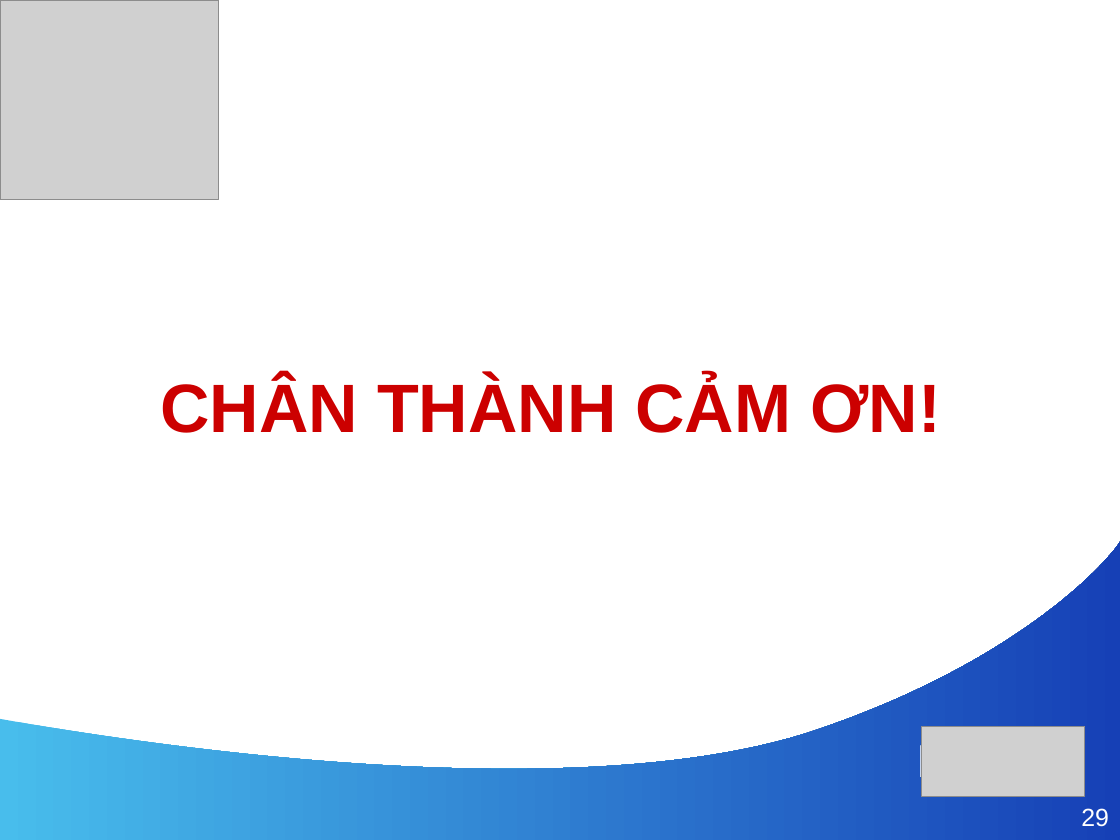
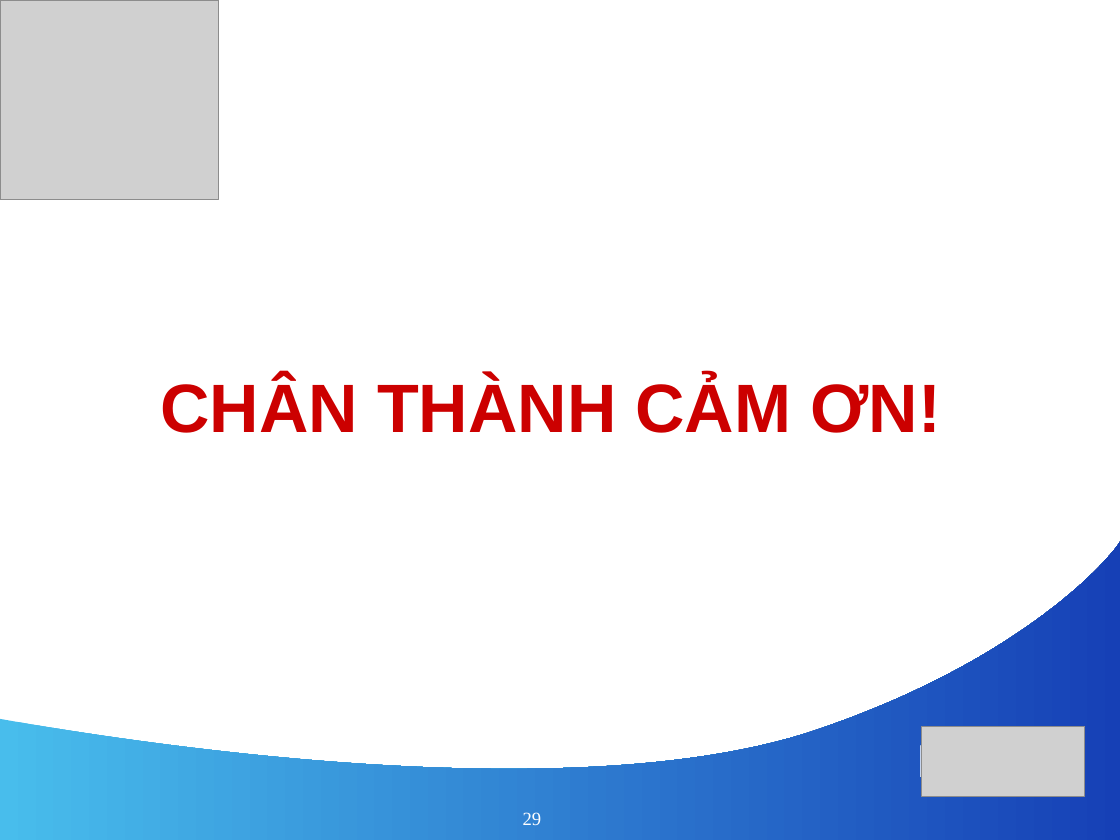
Before and after one commit to phamngsinh/cantho-webgis, a slide deck: slide 29 of Document/Bao Cao/BaoCaoLuanVan2.ppt. Drawn at 1120x840 pixels with LibreOffice and Linux fonts; fonts in the diff are those of the drawing; grey boxes stand for pictures; background and template pictures are left out. Boxes give left, top, right and bottom in pixels: in the first picture for what was removed or moved away, otherwise in the second. Text is boxed around its words. In the diff, an @@ line names an element or a change of style, - is before the commit and + after.

```diff
--- a/Document/Bao Cao/BaoCaoLuanVan2.ppt
+++ b/Document/Bao Cao/BaoCaoLuanVan2.ppt
@@ page number: place and size @@
-page number at box(1081, 808, 1109, 827)
+page number at box(523, 812, 542, 825)
@@ page number at box(523, 812, 542, 825): size 16 to 12 pt, font Arial to Times New Roman; alignment right to centre @@
```
Also in this commit, not shown: 2 other slides changed.
